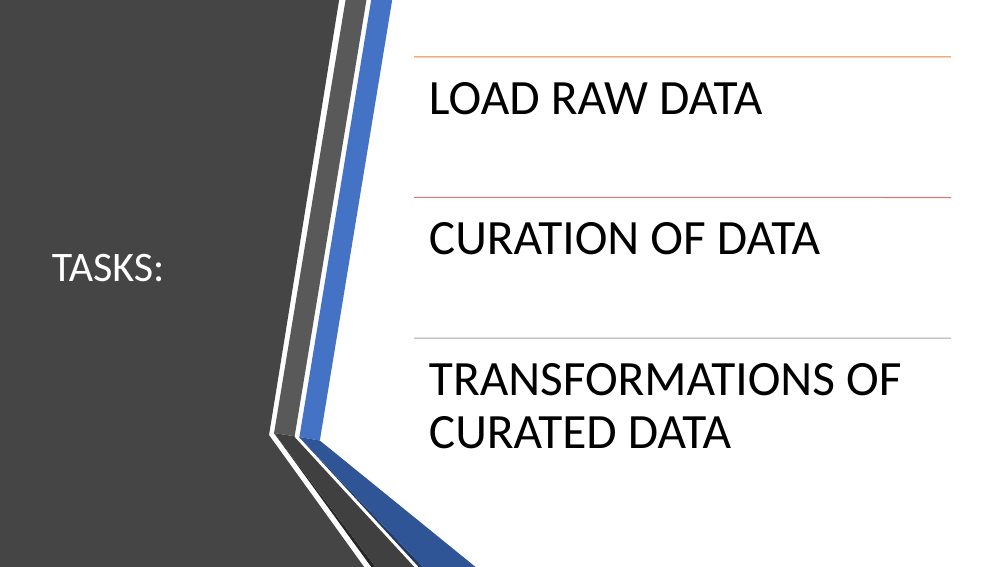
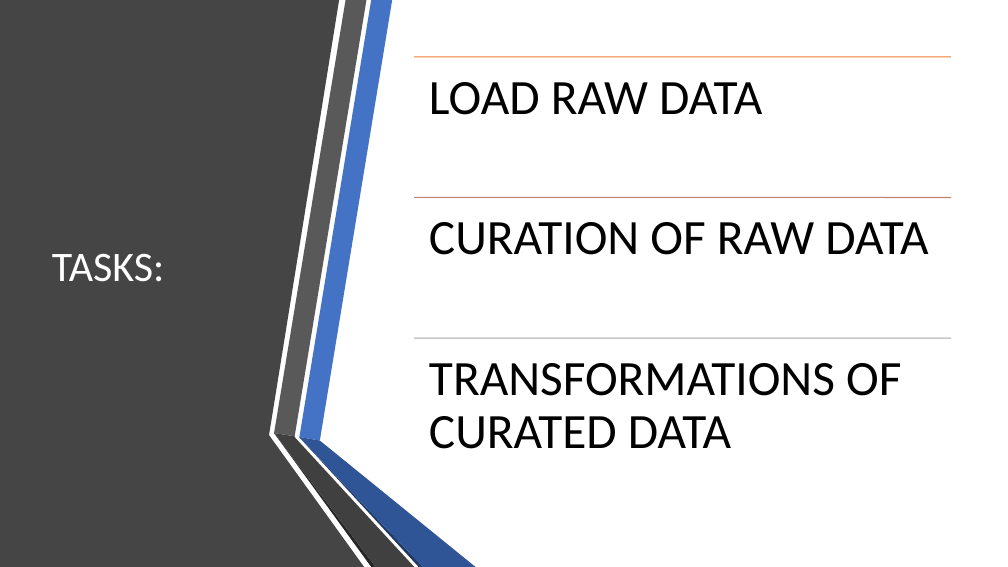
Before and after one commit to 92guptahimanshu/adidas, a slide deck: slide 2 of CaseStudyPPT.pptx. Drawn at 1008x567 pixels with LibreOffice and Linux fonts; fonts in the diff are those of the drawing. Boxes give left, top, right and bottom in pixels: in the first picture for what was removed or moved away, otherwise in the second. Text is boxed around its words. In the diff, an @@ line names an element or a change of style, - is before the commit and + after.

```diff
--- a/CaseStudyPPT.pptx
+++ b/CaseStudyPPT.pptx
@@ text at [429,222,928,255]: text changed @@
-CURATION OF DATA
+CURATION OF RAW DATA
```
Also in this commit, not shown: 2 other slides changed.
